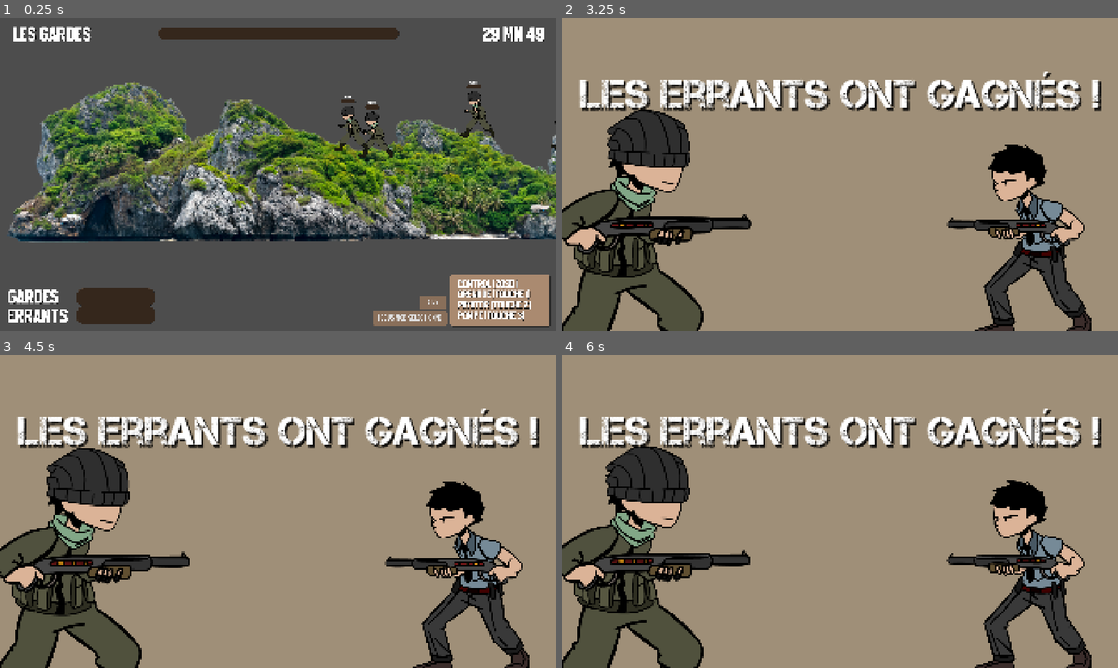
Above: before the commit, frames 1-4 (two rows, left to right).
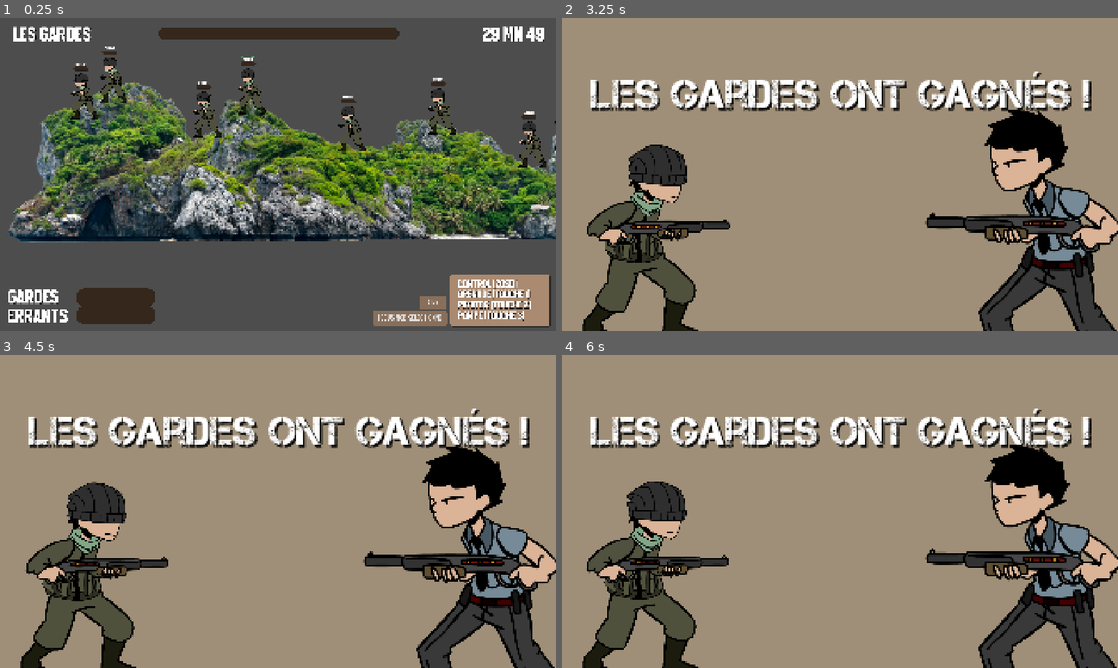
Above: after the commit, the same moments.

Repository: t0qen/baudo-game-jam-autumn
Game: Godot game, scene res://scenes/main.tscn
Two runs of this game, one before a commit and one after it. Both use one fixed random seed, a clock stepped at 60 frames per second and the inputs below. The engine's default icon, where the game draws it, is replaced by a stand-in: a white triangle on a blue panel in a dark square. Sound files missing from this copy of the repository are replaced by a short silence.
Inputs:
- Up to frame 1 (0.25 s): no input
- Up to frame 2 (3.25 s): tap Enter at 0.5, 2 s; hold D (right) 0.53-1.28 s; hold W (aim_left) 0.53-1.28 s; tap Space (jump) at 0.77, 1.25, 1.52, 2.75, 3.02 s; hold A (left) 1.28-2.03 s; tap S (aim_right) at 1.35 s; hold D (right) from 2.03 s (still down); tap 1 (bomb) at 2.1 s; tap Down (camera_down) at 2.85 s
- Up to frame 3 (4.5 s): release D (right) at 3.53 s; hold A (left) from 3.53 s (still down); tap X (camera_focus) at 3.6 s; tap Space (jump) at 3.77 s; tap Left (camera_left) at 4.35 s
- Up to frame 4 (6 s): tap Space (jump) at 4.52 s; hold Right (camera_right) 5.03-5.78 s; release A (left) at 5.78 s; hold D (right) from 5.78 s (still down); tap Up (camera_up) at 5.85 s

The runs differ from the first frame. In frame 1, 2.5% of the frame differs, in the area x 12-100%, y 9-48%; in frame 2, 27%; in frame 3, 27%; in frame 4, 27%, in the area x 0-100%, y 17-100%.
Error before the commit: Invalid assignment of property or key 'paused' with value of type 'bool' on a base object of type 'null instance'. (res://scripts/main.gd:158)
Error after the commit: Invalid assignment of property or key 'paused' with value of type 'bool' on a base object of type 'null instance'. (res://scripts/main.gd:179)

Commit message:
Update main.gd

Diff:
--- a/scripts/main.gd
+++ b/scripts/main.gd
@@ -51,10 +51,23 @@
 	for i in $"spawns-points/errants".get_children():
 		errants_spawn_points.append(i)
 	errants_spawn_points.shuffle()
-	var selected_sp = errants_spawn_points.slice(0, VarBidules.nbr_errants)
-	for current_sp in selected_sp:
-		pass
-
+	var selected_errant_sp = errants_spawn_points.slice(0, VarBidules.nbr_errants)
+	for current_sp in selected_errant_sp:
+		var current_errant = errants.instantiate()
+		current_errant.global_position = current_sp.global_position
+		current_errant.set_current(1)
+		$team_container/team_errants.add_child(current_errant)
+	#garde
+	var gardes_spawn_points = []
+	for i in $"spawns-points/gardes".get_children():
+		gardes_spawn_points.append(i)
+	gardes_spawn_points.shuffle()
+	var selected_gardes_sp = gardes_spawn_points.slice(0, VarBidules.nbr_gardes)
+	for current_sp in selected_gardes_sp:
+		var current_garde = gardes.instantiate()
+		current_garde.global_position = current_sp.global_position
+		current_garde.set_current(1)
+		$team_container/team_errants.add_child(current_garde)
 	#for i in range(VarBidules.nbr_errants):
 		#var current_sp = $"spawns-points/errants".get_child(randi_range(0, 9))
 		#if current_sp in errants_taken_sp:
@@ -68,23 +81,23 @@
 		#$team_container/team_errants.add_child(current_errant)
 
 	#gardes
-	var gardes_spawn_points = []
-	for i in $"spawns-points/gardes".get_children():
-		gardes_spawn_points.append(i)
-	var gardes_taken_sp = []
-
-	for i in range(VarBidules.nbr_gardes):
-		var current_sp = $"spawns-points/gardes".get_child(randi_range(0, 9))
-		if current_sp in gardes_taken_sp:
-			while current_sp in gardes_taken_sp:
-				print("nonon")
-				current_sp = $"spawns-points/gardes".get_child(randi_range(0, 9))
-		gardes_taken_sp.append(current_sp)
-		var current_gardes = gardes.instantiate()
-		current_gardes.global_position = current_sp.global_position
-		current_gardes.set_current(0)
-		$team_container/team_gardes.add_child(current_gardes)
-	print("FINISHED")
+	#var gardes_spawn_points = []
+	#for i in $"spawns-points/gardes".get_children():
+		#gardes_spawn_points.append(i)
+	#var gardes_taken_sp = []
+#
+	#for i in range(VarBidules.nbr_gardes):
+		#var current_sp = $"spawns-points/gardes".get_child(randi_range(0, 9))
+		#if current_sp in gardes_taken_sp:
+			#while current_sp in gardes_taken_sp:
+				#print("nonon")
+				#current_sp = $"spawns-points/gardes".get_child(randi_range(0, 9))
+		#gardes_taken_sp.append(current_sp)
+		#var current_gardes = gardes.instantiate()
+		#current_gardes.global_position = current_sp.global_position
+		#current_gardes.set_current(0)
+		#$team_container/team_gardes.add_child(current_gardes)
+	#print("FINISHED")
 
 func update_mob_action(action):
 	print("update action 2")
